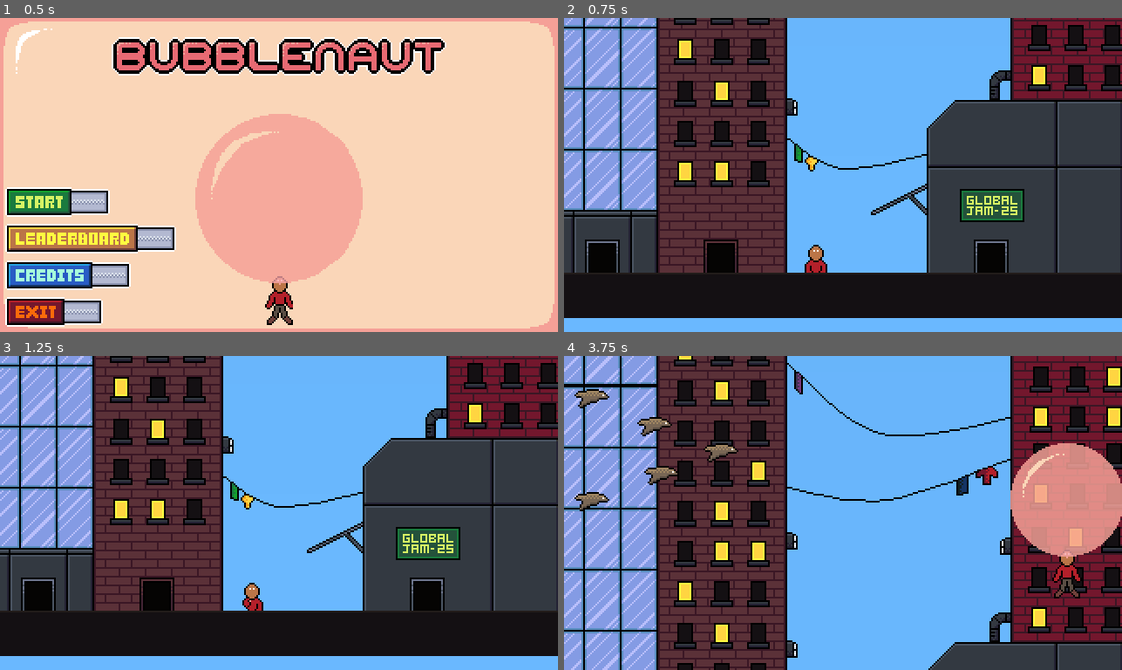
Above: before the commit, frames 1-4 (two rows, left to right).
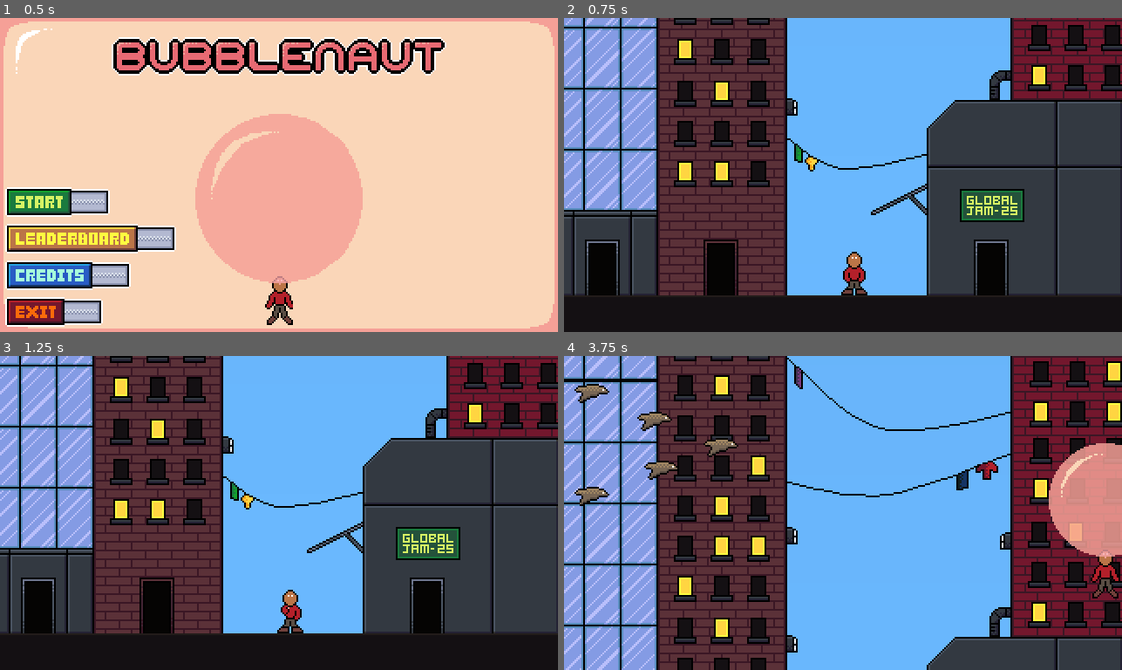
Above: after the commit, the same moments.

Repository: eagle-eye-scouter/GGJ_BubbleBlowing
Game: Godot game, scene res://scenes/main_menu.tscn
Two runs of this game, one before a commit and one after it. Both use one fixed random seed, a clock stepped at 60 frames per second and the inputs below.
Inputs (mouse positions are in pixels of both pictures, inside the frame that each line leads up to):
- Up to frame 1 (0.5 s): no input
- Up to frame 2 (0.75 s): click (653, 203) at 0.5 s
- Up to frame 3 (1.25 s): no input
- Up to frame 4 (3.75 s): tap Enter (ui_accept) at 1.25, 1.52, 2.27, 2.75 s; hold D (player_right) 1.28-2.03 s; hold Space (player_breath) 1.28-2.03 s; hold S (player_down) 2.03-2.78 s; tap Space (player_breath) at 2.1, 3.6 s; hold D (player_right) 2.78-3.53 s; hold Space (player_breath) 2.78-3.53 s; hold W (player_up) from 3.53 s (still down)

Frame 1 is identical in both runs. In frame 2, 11% of the frame differs, in the area x 0-100%, y 72-100%; in frame 3, 11%; in frame 4, 29%, in the area x 0-100%, y 0-100%.

Commit message:
Refined Collision on Ground and Player

Diff:
--- a/scenes/floor_grass.tscn
+++ b/scenes/floor_grass.tscn
@@ -3,7 +3,7 @@
 [ext_resource type="Texture2D" uid="uid://cbakx8t0abo2i" path="res://assets/floor_grass.png" id="1_dcf5e"]
 
 [sub_resource type="RectangleShape2D" id="RectangleShape2D_6ctov"]
-size = Vector2(128, 18.3036)
+size = Vector2(128.889, 20)
 
 [node name="FloorGrass" type="Sprite2D"]
 position = Vector2(576, 584)
@@ -13,5 +13,5 @@
 [node name="StaticBody2D" type="StaticBody2D" parent="."]
 
 [node name="CollisionShape2D" type="CollisionShape2D" parent="StaticBody2D"]
-position = Vector2(0, 6.91965)
+position = Vector2(0.44445, 0)
 shape = SubResource("RectangleShape2D_6ctov")
--- a/scenes/player.tscn
+++ b/scenes/player.tscn
@@ -157,7 +157,7 @@
 position = Vector2(0, -16)
 
 [node name="Collider" type="CollisionShape2D" parent="."]
-position = Vector2(0, 5)
+position = Vector2(0, 4)
 shape = SubResource("CapsuleShape2D_wox2i")
 
 [node name="Timer" type="Timer" parent="."]
--- a/scenes/scroll_world.tscn
+++ b/scenes/scroll_world.tscn
@@ -47,6 +47,7 @@
 offset = Vector2(0, -0.5)
 
 [node name="TransitionController" parent="." instance=ExtResource("3_i4vfr")]
+visible = false
 
 [node name="Background" type="Control" parent="."]
 z_index = -1
@@ -71,7 +72,7 @@
 texture = SubResource("GradientTexture1D_p6wtx")
 
 [node name="Player" parent="." instance=ExtResource("2_wuabt")]
-position = Vector2(144.5, 136)
+position = Vector2(166, 147)
 
 [node name="Camera2D" type="Camera2D" parent="Player"]
 position = Vector2(0.5, -37)
@@ -89,7 +90,7 @@
 [node name="Dynamic" type="Node2D" parent="."]
 
 [node name="FloorGrass" parent="Dynamic" instance=ExtResource("3_xqx3g")]
-position = Vector2(159, 159)
+position = Vector2(159, 172)
 scale = Vector2(3, 1.333)
 
 [node name="Cloud0" parent="Dynamic" instance=ExtResource("5_74hj0")]
Not shown: 1 places in scenes/scroll_world.tscn that only renumber resources
